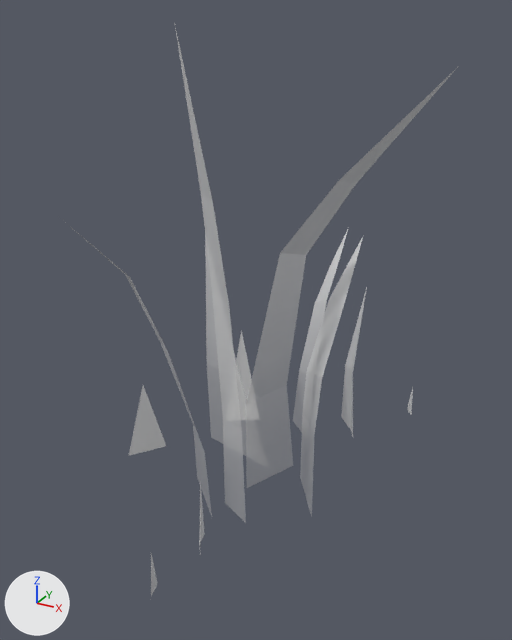
The FBX model Assets/Env/Models/Grass/grass_01.fbx, before and after one commit.
Rendered twice from a 50 mm camera at (0.446, -0.866, 0.693) aimed at (-0.018, -0.023, 0.271). Every picture has the same lights, and +X, +Y and +Z are marked at lower left. Where no turn or scale is listed for an object, it has been applied to the vertices.
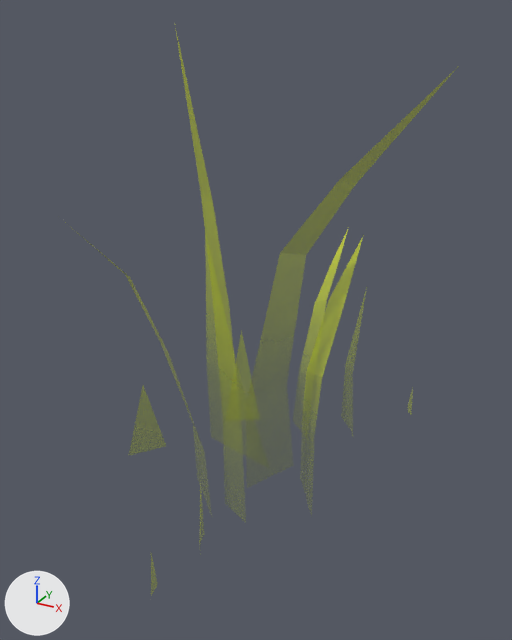
The newer file is also rescaled (x1.709) as a whole; pictures and numbers use the older file's frame.

The change, as JSON lines over the scene's bpy script:
```json
{"op": "add", "block": "mat_wall_01_001", "code": ["mat_wall_01_001 = bpy.data.materials.new('WAll_01.001')", "# uses the picture img_rocks_wall_01_png"]}
{"block": "me_plane", "where": "me_plane.from_pydata(...)  # 77 vertices, 36 faces; spans x -0.237..0.247, y -0.337..0.382, z -0.008..0.68"}
{"op": "remove", "block": "me_plane", "code": "me_plane.materials.append(mat_material_001)"}
{"op": "add", "block": "me_plane", "code": "me_plane.materials.append(mat_wall_01_001)"}
```

Pixel boxes [x1, y1, x2, y2] of what changed, in the pictures (512 x 640 px):
```json
{"object": "Plane", "change": "recoloured", "before": [84, 27, 458, 596], "after": [84, 27, 458, 596], "on screen": "grey to yellow"}
```
